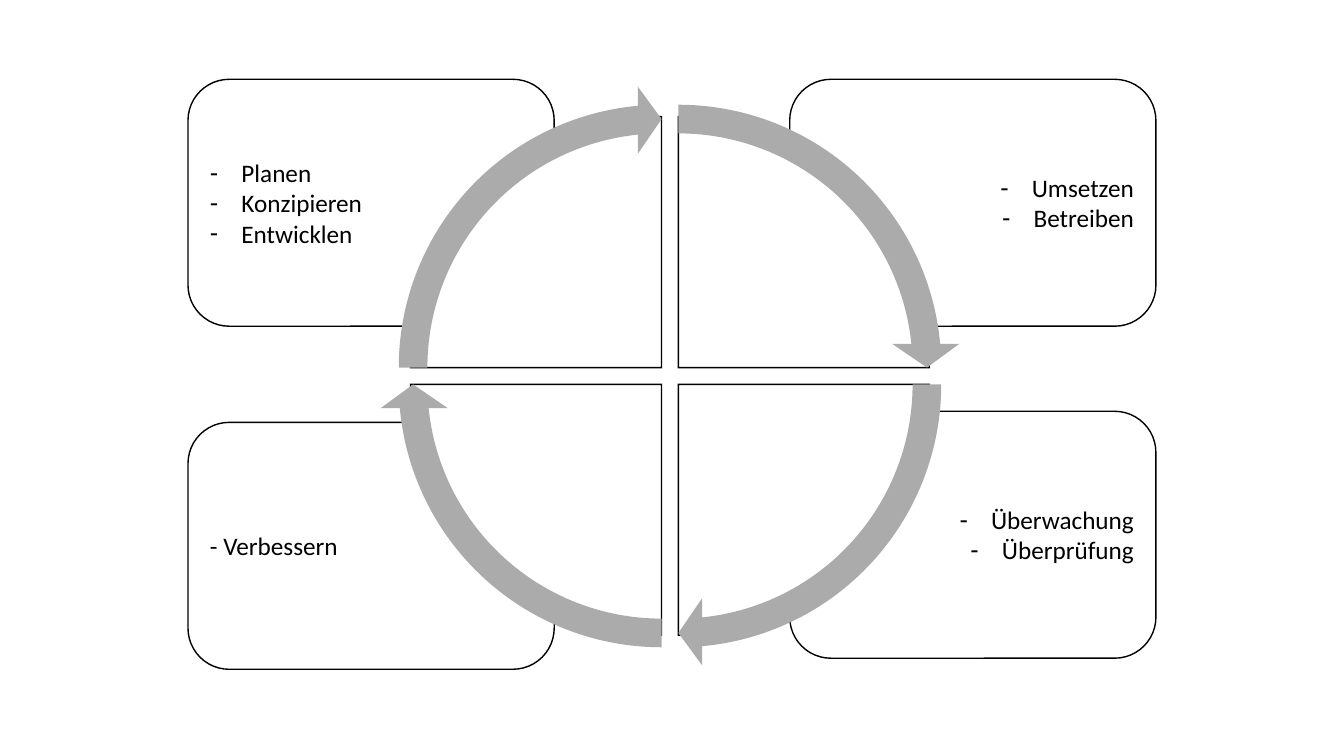
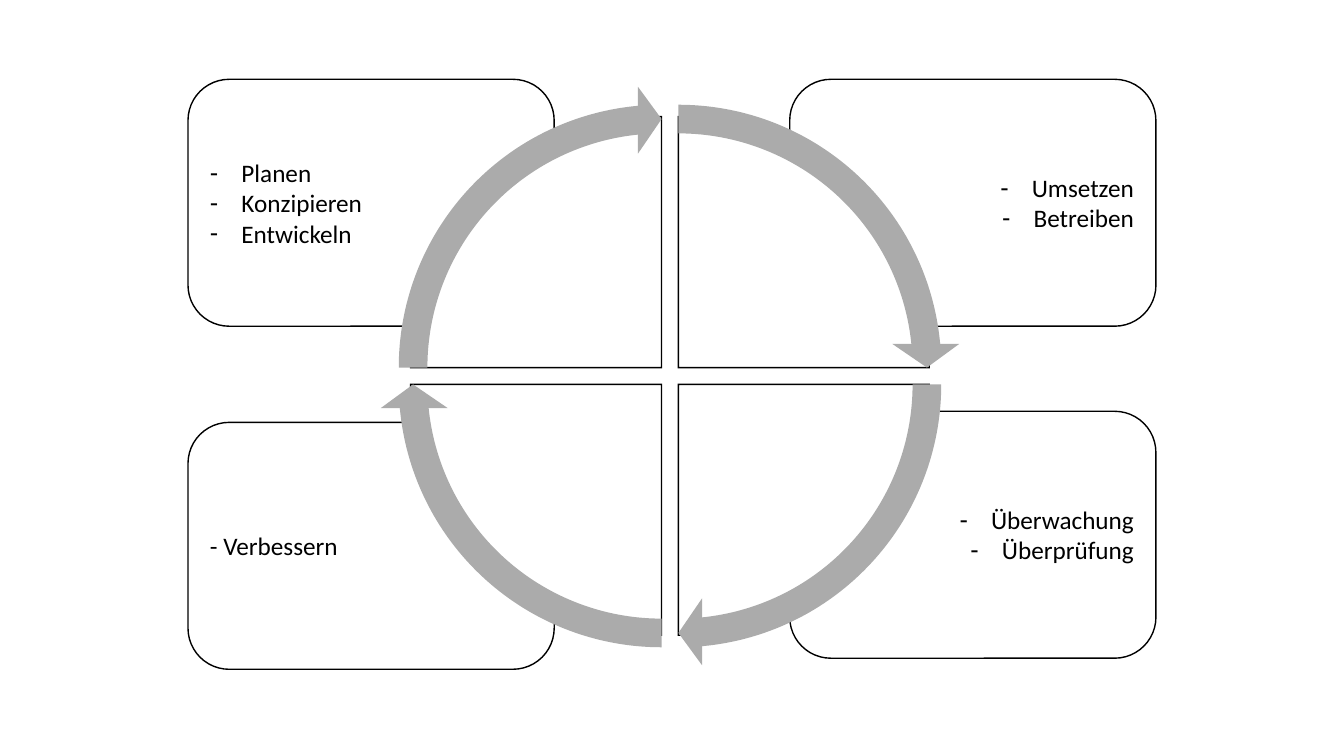
Before and after one commit to pewdsyx/dhbw-templateScientificPaper, a slide deck: slide 1 of img/source vectorgrafics/plandocheckact.pptx. Drawn at 1344x756 pixels with LibreOffice and Linux fonts; fonts in the diff are those of the drawing. Boxes give left, top, right and bottom in pixels: in the first picture for what was removed or moved away, otherwise in the second. Text is boxed around its words. In the diff, an @@ line names an element or a change of style, - is before the commit and + after.

```diff
--- a/img/source vectorgrafics/plandocheckact.pptx
+++ b/img/source vectorgrafics/plandocheckact.pptx
@@ text in rounded rectangle at box(241, 225, 351, 243): text changed @@
-– Entwicklen
+– Entwickeln
```
Also in this commit, not shown: 5 other files.
